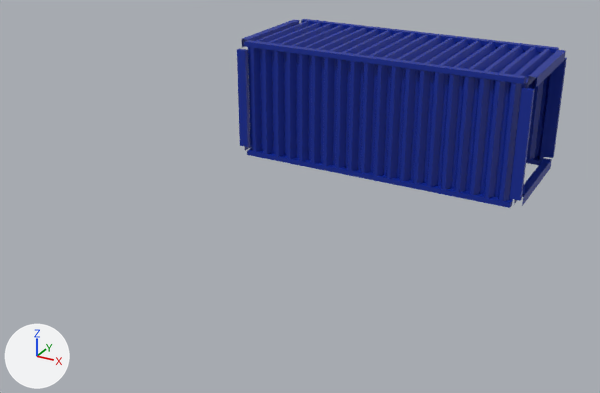
Two versions of the Blender file source/CapriKit.AssetLibrary/Assets/Models/Parts.blend, one commit apart.
Rendered twice from a 50 mm lens placed at (6.19, -15.36, 5.12), pointed at (-0.22, -3.72, -0.7). Every picture has the same lights, and +X, +Y and +Z are marked at lower left. The first picture is the older version.

Objects in the first picture: 'Corrugated.Wall.Left', 'Corrugated.Wall.Right', 'Corrugated.Wall.Top', 'X.Horizontal.Long.000', 'X.Horizontal.Long.001', 'X.Horizontal.Long.002', 'X.Horizontal.Long.003', 'Y.Horizontal.Short.000', 'Y.Horizontal.Short.001', 'Y.Horizontal.Short.003', 'Z.Vertical.000', 'Z.Vertical.002', 'Z.Vertical.003'.
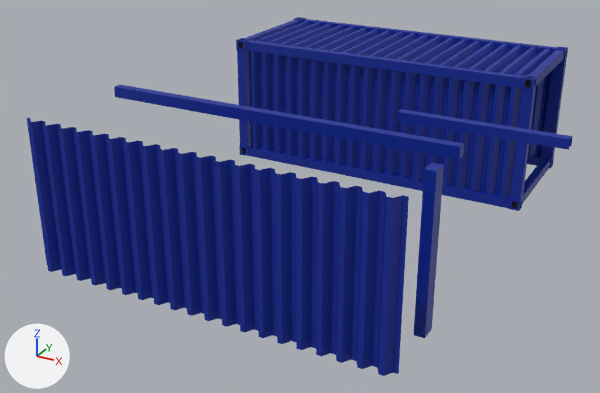
Boxes (x1, y1, x2, y2) around the edits, measured in the pictures (600 x 393 px; the box of a moved part takes in the faces that stretch with it):
'Corrugated.Wall', shown (blue)
    after: (27, 118, 409, 376)
'Bar.Horizontal.Long', shown (blue)
    after: (114, 85, 464, 159)
'X.Horizontal.Long.001', rescaled (9% taller)
    before: (244, 40, 527, 84)
    after: (245, 40, 524, 88)
'Bar.Vertical', shown (blue)
    after: (414, 163, 444, 338)
'X.Horizontal.Long.002', rescaled
    before: (247, 149, 513, 208)
    after: (248, 146, 510, 208)
'Bar.Horizontal.Short', shown (blue)
    after: (397, 109, 573, 150)
'Z.Vertical.002', moved
    before: (237, 49, 250, 147)
    after: (237, 50, 251, 147)
'Z.Vertical.000', moved
    before: (544, 58, 567, 158)
    after: (542, 58, 567, 159)
'X.Horizontal.Long.000', rescaled
    before: (301, 19, 559, 54)
    after: (302, 19, 557, 54)
'Y.Horizontal.Short.000', moved
    before: (528, 50, 566, 87)
    after: (529, 50, 565, 86)
'Y.Horizontal.Short.003', moved
    before: (514, 158, 552, 206)
    after: (522, 158, 550, 204)
'Y.Horizontal.Short.001', moved
    before: (242, 20, 299, 47)
    after: (245, 20, 300, 41)
'Corner.Casting.TopLeftFront', shown
    after: (522, 75, 537, 90)
'Corner.Casting.BottomLeftFront', shown
    after: (508, 198, 523, 211)
'X.Horizontal.Long.003', rescaled (mostly hidden)
    before: (526, 158, 542, 165)
    after: (527, 155, 542, 166)
'Corner.Casting.TopLeftBack', shown
    after: (236, 38, 250, 51)
'Corner.Casting.BottomLeftBack', shown
    after: (239, 145, 251, 156)
'Corner.Casting.TopRightFront', shown
    after: (555, 47, 568, 60)
'Corner.Casting.BottomRightFront', shown
    after: (542, 157, 554, 169)
'Corner.Casting.TopRightBack', shown
    after: (294, 17, 306, 23)
part 1 of me_bar_horizontal_long_cube, moved or reshaped
    before: (244, 20, 559, 208)
    after: (114, 20, 555, 208)

What changed in the scene script:
```text
Change me_bar_horizontal_long_cube:
    used by ob_x_horizontal_long_000; location = (0.0, 1.2, 1.18); scale = (0.941, 0.0248, 0.0165)
    remove me_bar_horizontal_long_cube.from_pydata(...)  # 8 vertices, 5 faces; spans x -3.03..3.03, y -3.03..3.03, z -3.03..3.03
    add me_bar_horizontal_long_cube.from_pydata(...)  # 8 vertices, 5 faces; spans x -3.03..3.03, y -3.03..3.03, z -7.88..3.03
    me_bar_horizontal_long_cube part 1: the whole mesh is scaled about its middle by (1, 1, 1.8), then moved by (0.0, 0.0, -2.42)
Change ob_y_horizontal_short_000:
    ob_y_horizontal_short_000.location: (2.95, 0.0, 1.13) -> (2.92, 0.0, 1.13)
Change ob_y_horizontal_short_001:
    ob_y_horizontal_short_001.location: (-2.95, 0.0, 1.13) -> (-2.92, 0.0, 1.13)
Change ob_y_horizontal_short_003:
    ob_y_horizontal_short_003.location: (2.95, 0.0, -1.13) -> (2.92, 0.0, -1.13)
Change ob_x_horizontal_long_002:
    ob_x_horizontal_long_002.location: (0.0, -1.2, -1.18) -> (0.0, -1.2, -1.11)
Change ob_x_horizontal_long_003:
    ob_x_horizontal_long_003.location: (0.0, 1.2, -1.18) -> (0.0, 1.2, -1.11)
Change ob_corrugated_wall:
    remove ob_corrugated_wall.hide_set(True)  # its collection is switched off
Change ob_bar_horizontal_long:
    remove ob_bar_horizontal_long.hide_set(True)  # its collection is switched off
Change ob_bar_vertical:
    remove ob_bar_vertical.hide_set(True)  # its collection is switched off
Change ob_bar_horizontal_short:
    remove ob_bar_horizontal_short.hide_set(True)  # its collection is switched off
Change ob_corner_casting_lh:
    remove ob_corner_casting_lh.hide_set(True)
Change ob_corner_casting_rh:
    remove ob_corner_casting_rh.hide_set(True)  # its collection is switched off
```
